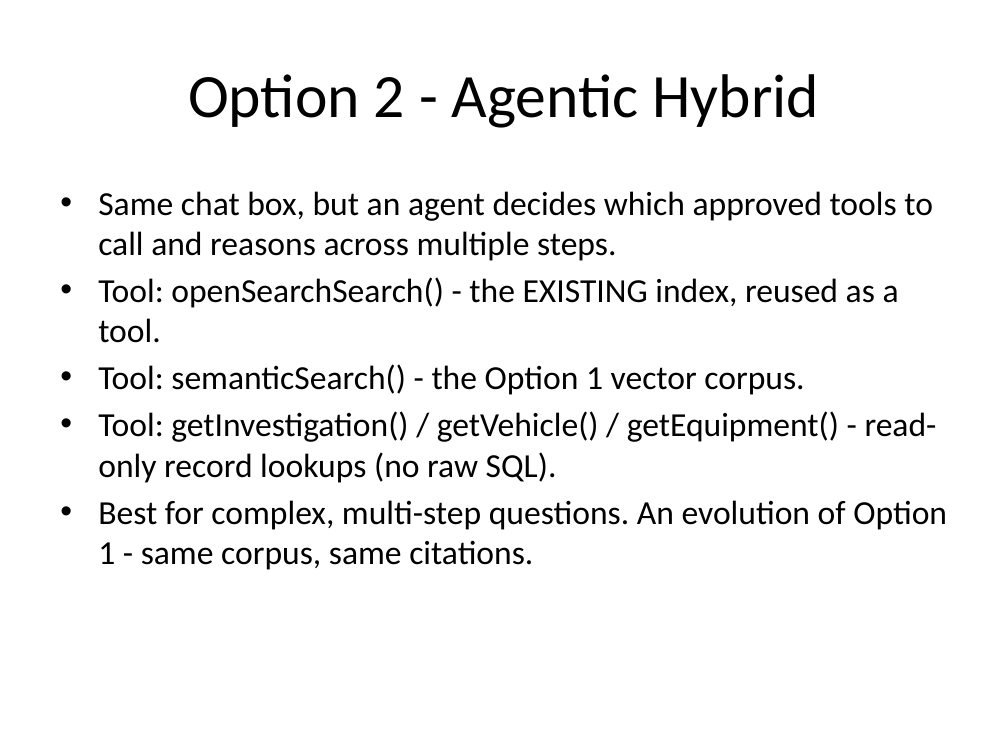
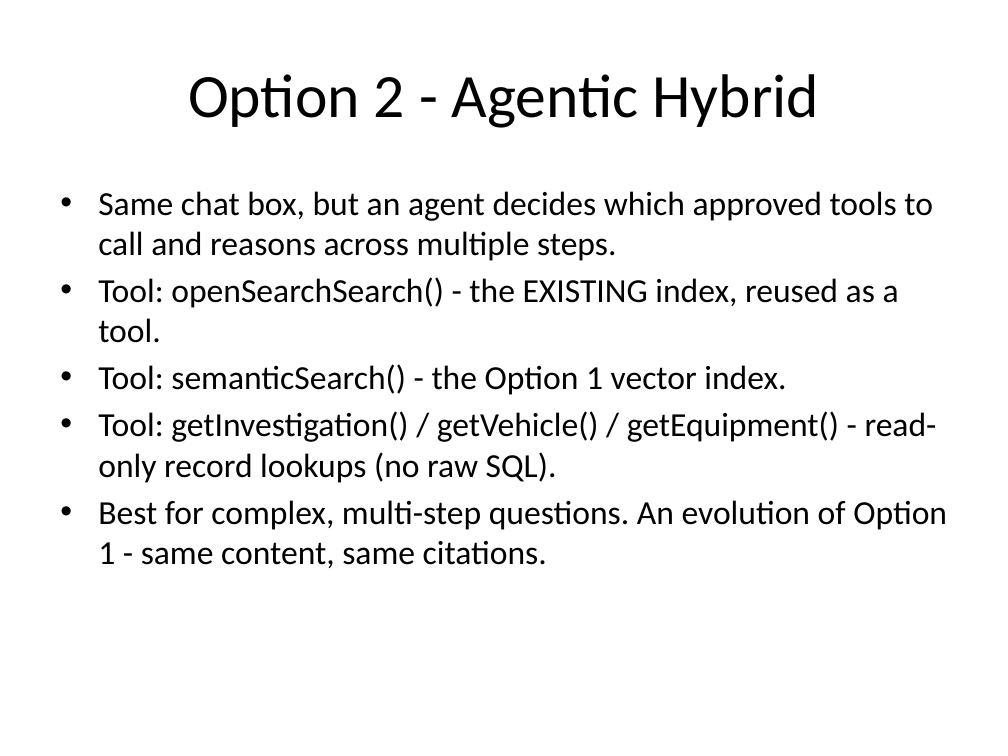
Before and after one commit to dasroopesh-blip/verticalbroker-aws-platform, a slide deck: slide 8 of SPARKS_AI_Search_Deck.pptx. Drawn at 1008x756 pixels with LibreOffice and Linux fonts; fonts in the diff are those of the drawing. Boxes give left, top, right and bottom in pixels: in the first picture for what was removed or moved away, otherwise in the second. Text is boxed around its words. In the diff, an @@ line names an element or a change of style, - is before the commit and + after.

```diff
--- a/SPARKS_AI_Search_Deck.pptx
+++ b/SPARKS_AI_Search_Deck.pptx
@@ text at <box>98,364,786,395</box>: text changed @@
-• Tool: semanticSearch() - the Option 1 vector corpus.
+• Tool: semanticSearch() - the Option 1 vector index.
@@ text at <box>98,500,947,568</box>: text changed @@
-• Best for complex, multi-step questions. An evolution of Option 1 - same corpus, same citations.
+• Best for complex, multi-step questions. An evolution of Option 1 - same content, same citations.
```
Also in this commit, not shown: 4 other slides changed, 1 slide added.
